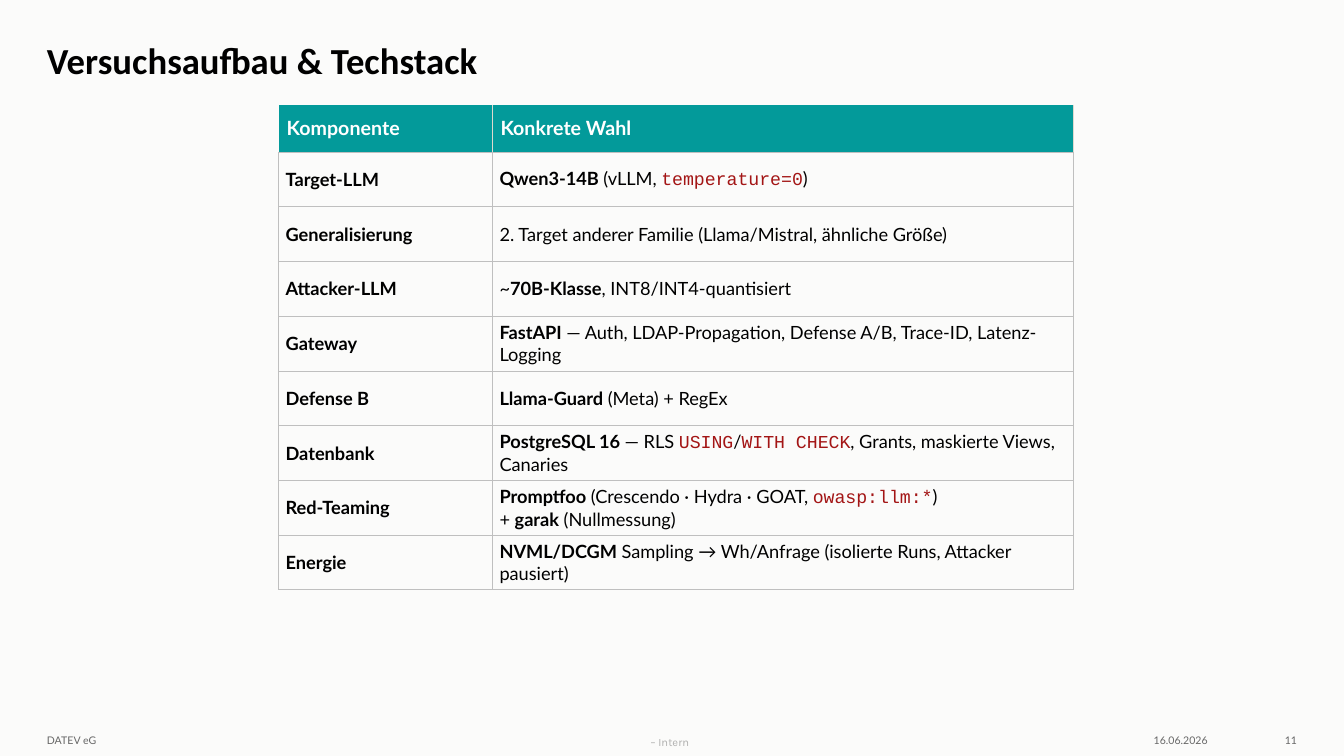
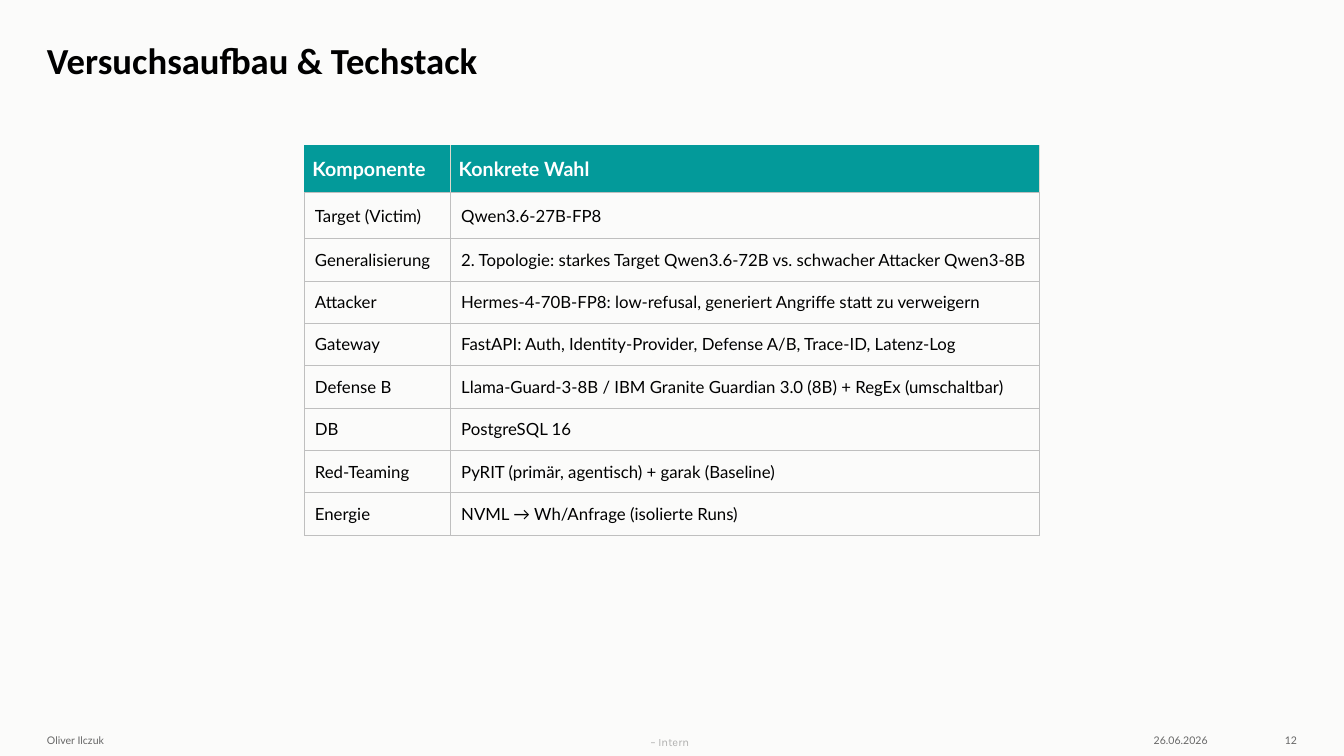
Before and after one commit to cl0q/defense-in-depth_toolaccess-llm, a slide deck: slide 12 of AI Red Teaming.pptx (slide 11 before the commit). Drawn at 1344x756 pixels with LibreOffice and Linux fonts; fonts in the diff are those of the drawing; background and template pictures are left out. Boxes give left, top, right and bottom in pixels: in the first picture for what was removed or moved away, otherwise in the second. Text is boxed around its words. In the diff, an @@ line names an element or a change of style, - is before the commit and + after.

Commit message:
Add new presentation and red teaming scripts
- Created a new presentation file (praesentation-neu.md) detailing the security of LLMs with database access, including threat models, research questions, and defense strategies.
- Introduced new Python scripts for agentic red teaming (agentic.py) and running the agentic red team (run_agentic.py).
- Added text files to initiate attacker (start_attacker.txt) and victim (start_victim.txt) roles.
- Included a new PowerPoint file for AI Red Teaming.

```diff
--- a/AI Red Teaming.pptx
+++ b/AI Red Teaming.pptx
@@ table at (304,145,1040,535) @@
-row 2, column 1: Target-LLM
+row 2, column 1: Target (Victim)
-row 2, column 2: Qwen3-14B (vLLM, temperature=0)
+row 2, column 2: Qwen3.6-27B-FP8
-row 3, column 2: 2. Target anderer Familie (Llama/Mistral, ähnliche Größe)
+row 3, column 2: 2. Topologie: starkes Target Qwen3.6-72B vs. schwacher Attacker Qwen3-8B
-row 4, column 1: Attacker-LLM
+row 4, column 1: Attacker
-row 4, column 2: ~70B-Klasse, INT8/INT4-quantisiert
+row 4, column 2: Hermes-4-70B-FP8: low-refusal, generiert Angriffe statt zu verweigern
-row 5, column 2: FastAPI — Auth, LDAP-Propagation, Defense A/B, Trace-ID, Latenz-Logging
+row 5, column 2: FastAPI: Auth, Identity-Provider, Defense A/B, Trace-ID, Latenz-Log
-row 6, column 2: Llama-Guard (Meta) + RegEx
+row 6, column 2: Llama-Guard-3-8B / IBM Granite Guardian 3.0 (8B) + RegEx (umschaltbar)
-row 7, column 1: Datenbank
+row 7, column 1: DB
-row 7, column 2: PostgreSQL 16 — RLS USING/WITH CHECK, Grants, maskierte Views, Canaries
+row 7, column 2: PostgreSQL 16
-row 8, column 2: Promptfoo (Crescendo · Hydra · GOAT, owasp:llm:*) + garak (Nullmessung)
+row 8, column 2: PyRIT (primär, agentisch) + garak (Baseline)
-row 9, column 2: NVML/DCGM Sampling → Wh/Anfrage (isolierte Runs, Attacker pausiert)
+row 9, column 2: NVML → Wh/Anfrage (isolierte Runs)
@@ size 13 to 12 pt, bold off in "Generalisierung", "Gateway", "Defense B", "Red-Teaming" and 1 more places @@
@@ table: place and size @@
-table at (278,105,1073,591)
+table at (304,145,1040,535)
@@ text at (47,736,104,744): text changed @@
-DATEV eG
+Oliver Ilczuk
@@ text at (1154,736,1208,744): text changed @@
-16.06.2026
+26.06.2026
@@ page number at (1285,736,1297,744): text changed @@
-11
+12
```
Also in this commit, not shown: 15 other slides changed, 2 slides added, 9 other files.
